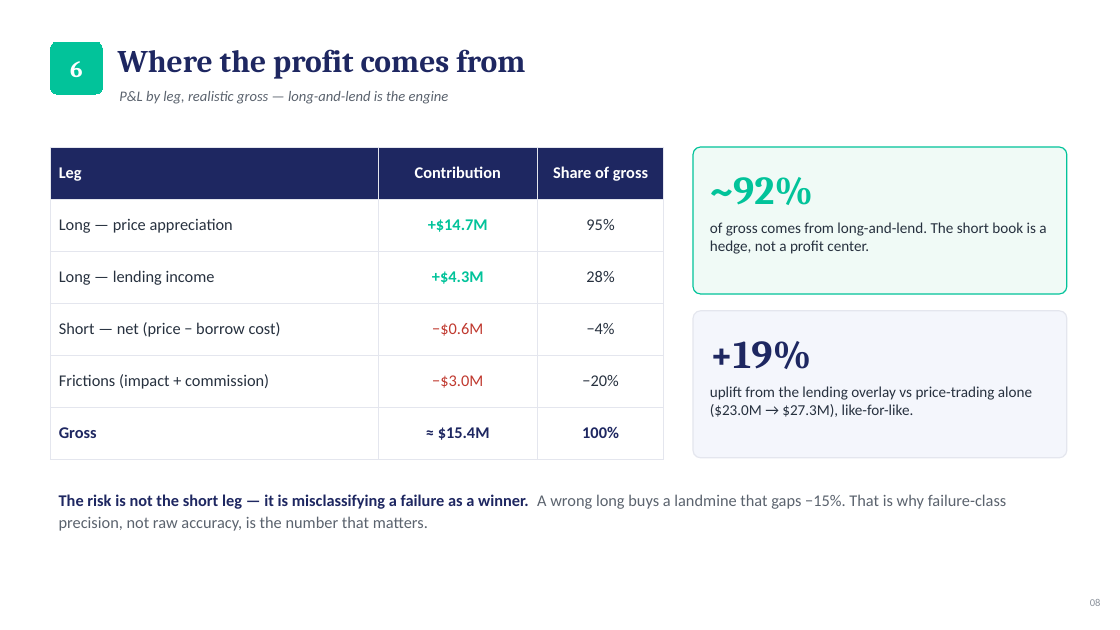
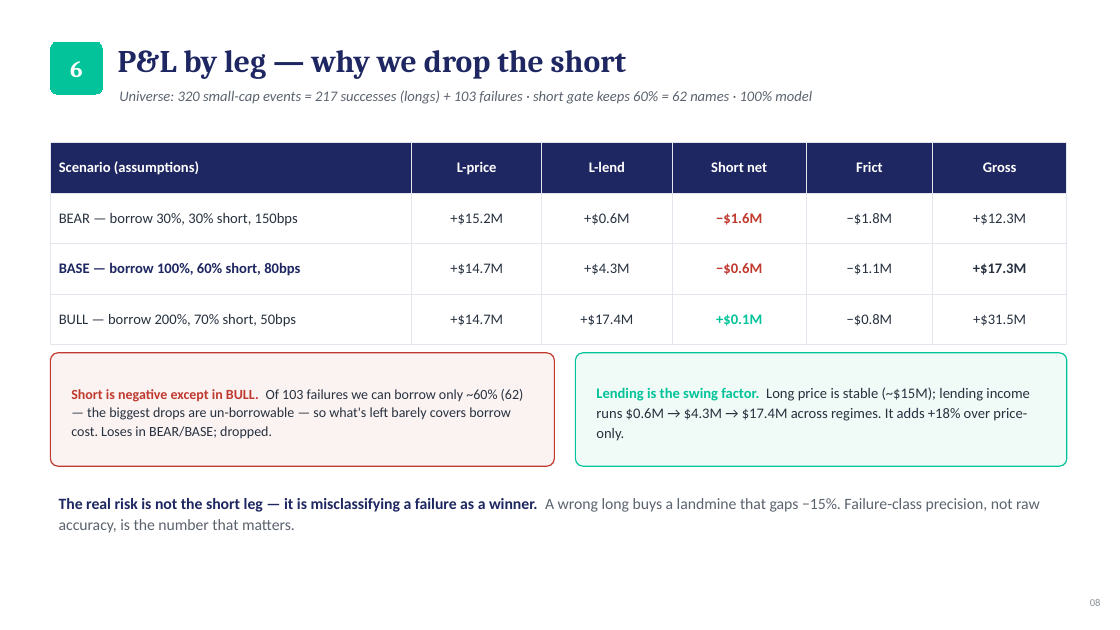
Before and after one commit to zenotheboi/hedgefund-analysis, a slide deck: slide 8 of reports/IC_Biotech_Catalyst_Strategy.pptx. Drawn at 1120x630 pixels with LibreOffice and Linux fonts; fonts in the diff are those of the drawing. Boxes give left, top, right and bottom in pixels: in the first picture for what was removed or moved away, otherwise in the second. Text is boxed around its words. In the diff, an @@ line names an element or a change of style, - is before the commit and + after.

```diff
--- a/reports/IC_Biotech_Catalyst_Strategy.pptx
+++ b/reports/IC_Biotech_Catalyst_Strategy.pptx
@@ text at box(118, 50, 626, 79): text changed; size 12.5 to 27 pt; font Calibri to Cambria; text colour #5B636E to #1E2761; bold on; italic off @@
-P&L by leg, realistic gross — long-and-lend is the engine
+P&L by leg — why we drop the short
@@ text removed at box(118, 49, 525, 79) @@
-Where the profit comes from
@@ text added at box(119, 90, 812, 104), 12.5 pt, text #5B636E, italic @@
+Universe: 320 small-cap events = 217 successes (longs) + 103 failures · short gate keeps 60% = 62 names · 100% model
@@ table removed at box(50, 147, 664, 444), 6 rows, 3 columns @@
-Leg | Contribution | Share of gross
-Long — price appreciation | +$14.7M | 95%
-Long — lending income | +$4.3M | 28%
-Short — net (price − borrow cost) | −$0.6M | −4%
-Frictions (impact + commission) | −$3.0M | −20%
-Gross | ≈ $15.4M | 100%
@@ table added at box(50, 143, 1067, 331), 4 rows, 6 columns @@
+Scenario (assumptions) | L-price | L-lend | Short net | Frict | Gross
+BEAR — borrow 30%, 30% short, 150bps | +$15.2M | +$0.6M | −$1.6M | −$1.8M | +$12.3M
+BASE — borrow 100%, 60% short, 80bps | +$14.7M | +$4.3M | −$0.6M | −$1.1M | +$17.3M
+BULL — borrow 200%, 70% short, 50bps | +$14.7M | +$17.4M | +$0.1M | −$0.8M | +$31.5M
@@ rounded rectangle removed at box(693, 147, 1067, 294) @@
@@ text removed at box(710, 177, 813, 205) @@
-~92%
@@ text removed at box(710, 222, 1046, 254) @@
-of gross comes from long-and-lend. The short book is a hedge, not a profit center.
@@ rounded rectangle added at box(50, 353, 555, 466), fill #FBF3F2, outline #C0392F 1 pt @@
@@ rounded rectangle: place and size @@
-rounded rectangle at box(693, 311, 1067, 458)
+rounded rectangle at box(576, 353, 1067, 466)
@@ rounded rectangle at box(576, 353, 1067, 466): fill #F4F6FC to #F0FAF6; outline #E4E6EE 1 pt to #02C39A 1 pt; proportions changed @@
@@ text removed at box(710, 341, 811, 369) @@
-+19%
@@ text added at box(71, 389, 524, 439), 12 pt, text #27313F @@
+Short is negative except in BULL. Of 103 failures we can borrow only ~60% (62) — the biggest drops are un-borrowable — so what's left barely covers borrow cost. Loses in BEAR/BASE; dropped.
@@ text added at box(596, 387, 1030, 441), 12.5 pt, text #27313F @@
+Lending is the swing factor. Long price is stable (~$15M); lending income runs $0.6M → $4.3M → $17.4M across regimes. It adds +18% over price-only.
@@ text removed at box(710, 386, 1032, 417) @@
-uplift from the lending overlay vs price-trading alone ($23.0M → $27.3M), like-for-like.
@@ text at box(59, 498, 1040, 533): text changed; size 14 to 13.5 pt @@
-The risk is not the short leg — it is misclassifying a failure as a winner. A wrong long buys a landmine that gaps −15%. That is why failure-class precision, not raw accuracy, is the number that matters.
+The real risk is not the short leg — it is misclassifying a failure as a winner. A wrong long buys a landmine that gaps −15%. Failure-class precision, not raw accuracy, is the number that matters.
```
Also in this commit, not shown: 6 other slides changed, 8 other files.
